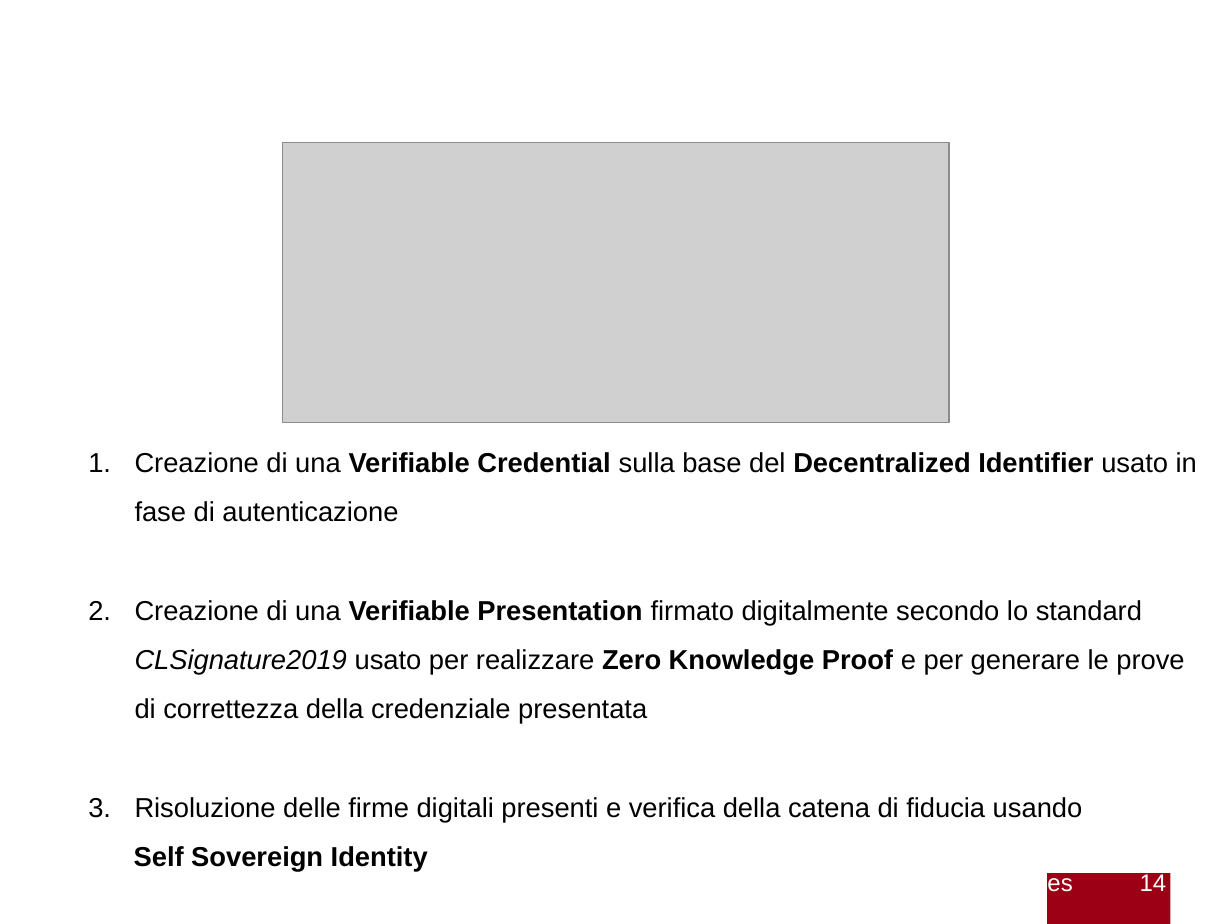
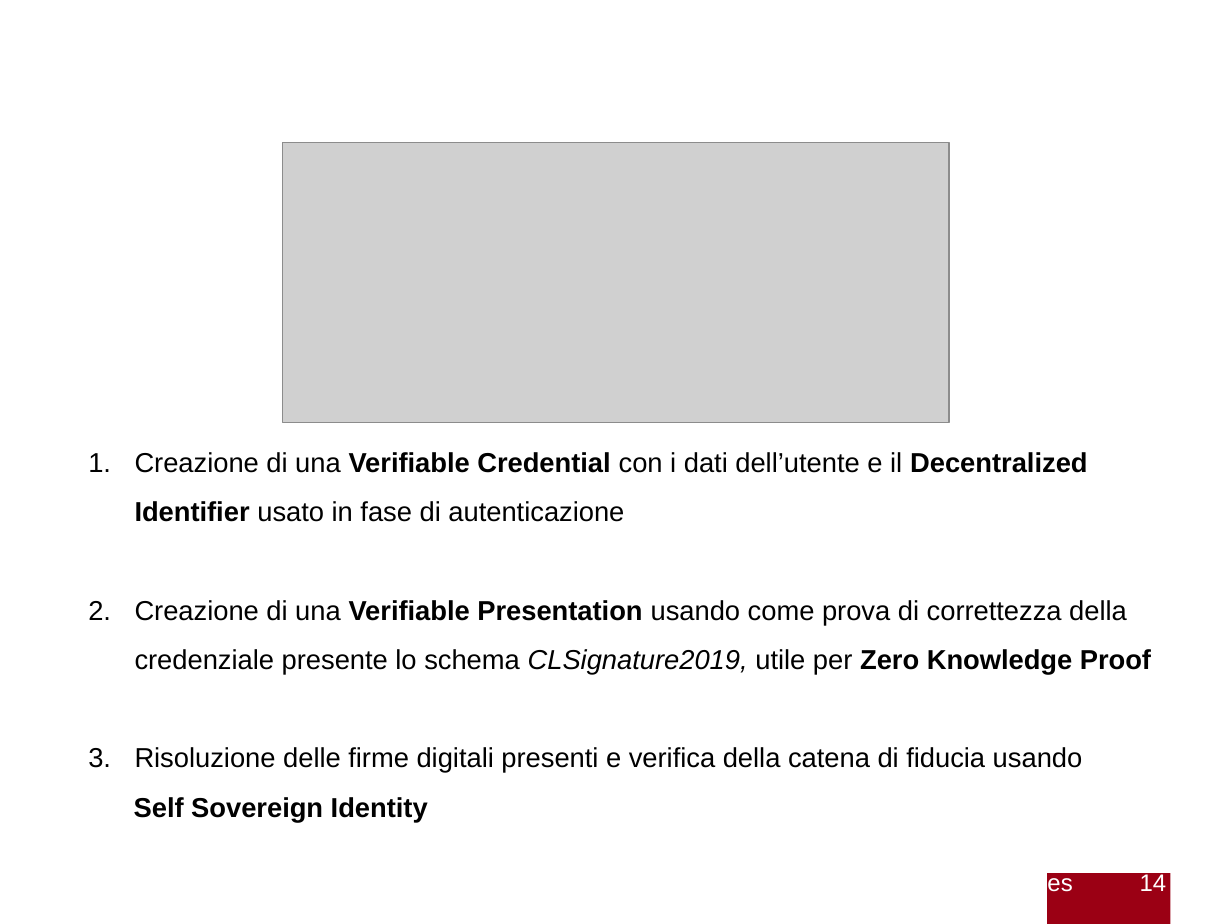
Before and after one commit to gabrielrovesti/Stage-e-Tesi-Triennale-UniPD, a slide deck: slide 14 of Presentazione/Presentazione Gabriel Rovesti.pptx. Drawn at 1232x924 pixels with LibreOffice and Linux fonts; fonts in the diff are those of the drawing; grey boxes stand for pictures; background and template pictures are left out. Boxes give left, top, right and bottom in pixels: in the first picture for what was removed or moved away, otherwise in the second. Text is boxed around its words. In the diff, an @@ line names an element or a change of style, - is before the commit and + after.

```diff
--- a/Presentazione/Presentazione Gabriel Rovesti.pptx
+++ b/Presentazione/Presentazione Gabriel Rovesti.pptx
@@ text at [135, 452, 1151, 675]: text changed @@
-1. Creazione di una Verifiable Credential sulla base del Decentralized Identifier usato in fase di autenticazione
-2. Creazione di una Verifiable Presentation firmato digitalmente secondo lo standard CLSignature2019 usato per realizzare Zero Knowledge Proof e per generare le prove di correttezza della credenziale presentata
+1. Creazione di una Verifiable Credential con i dati dell’utente e il Decentralized Identifier usato in fase di autenticazione
+2. Creazione di una Verifiable Presentation usando come prova di correttezza della credenziale presente lo schema CLSignature2019, utile per Zero Knowledge Proof
```
Also in this commit, not shown: 8 other slides changed, 5 other files.
